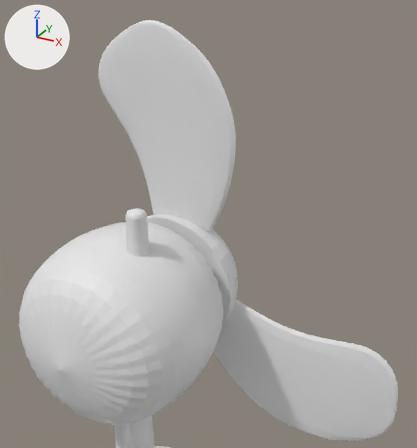
Two versions of the FBX model Assets/Resources/_Models/table_fan.fbx, one commit apart.
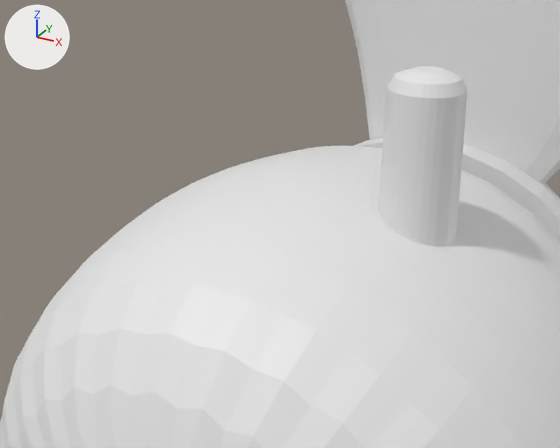
Each version is shown whole from a 50 mm lens placed at (4.0, -6.07, 4.1), pointed at (1.07, -0.74, 1.43), then close up from a 50 mm lens placed at (1.1, -3.43, 2.13), pointed at (0.02, -1.46, 1.15). The lights are fixed; the arrows at upper left show +X, +Y and +Z. Where no turn or scale is listed for an object, it has been applied to the vertices.

Before the edit, the objects in view are built like this:
```python
me_cylinder_002 = bpy.data.meshes.new('Cylinder.002')
me_cylinder_002.from_pydata(...)  # 128 vertices, 98 faces; spans x 0.242..0.505, y -1.312..-1.049, z 1.019..1.625
me_mesh = bpy.data.meshes.new('Mesh')
me_mesh.from_pydata(...)  # 2050 vertices, 2048 faces; spans x -1.2..1.2, y -2.25..0.11, z -1.2..1.2
me_mesh_003 = bpy.data.meshes.new('Mesh.003')
me_mesh_003.from_pydata(...)  # 458 vertices, 456 faces; spans x -1.19..0.91, y 0.17..0.33, z 0.56..3.53
ob_button = bpy.data.objects.new('Button', me_cylinder_002)
ob_button.location = (0.0, 0.0, 0.0)
ob_cylinder = bpy.data.objects.new('Cylinder', me_mesh)
ob_cylinder.location = (0.0, 0.0, 0.0)
ob_fan1 = bpy.data.objects.new('Fan1', me_mesh_003)
ob_fan1.location = (0.0, 0.0, 0.0)
# also in view: 'Center' at (0.0, 0.5, 0.0)
```
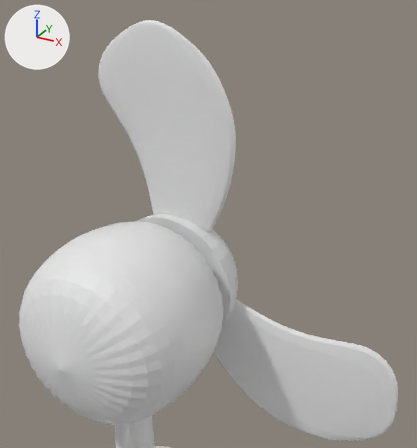
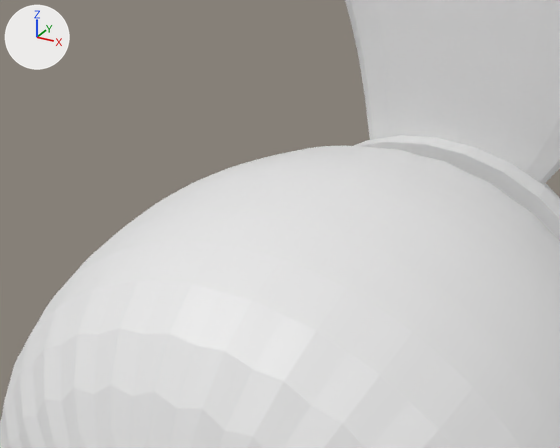
Edits to the bpy script that builds the scene:
```text
Remove ob_button:
    ob_button = bpy.data.objects.new('Button', me_cylinder_002)
    ob_button.location = (0.0, 0.0, 0.0)
```

Changed parts and their boxes (x1, y1, x2, y2) in the close-ups (560 x 448 px):
'Button', deleted
    before: (378, 66, 467, 247)
